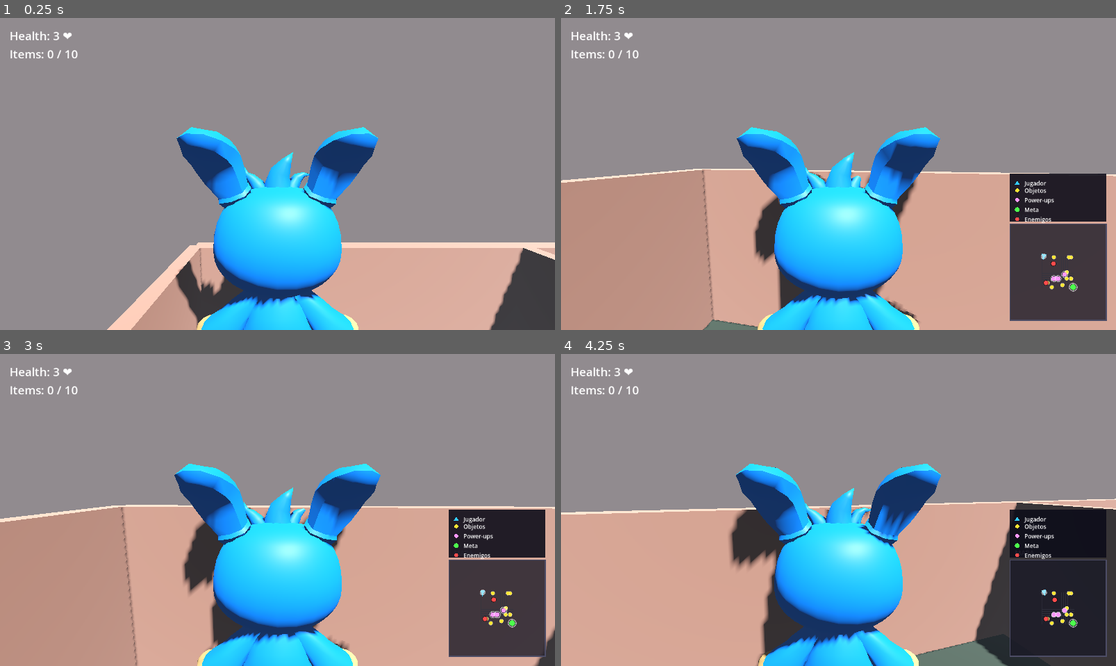
Above: before the commit, frames 1-4 (two rows, left to right).
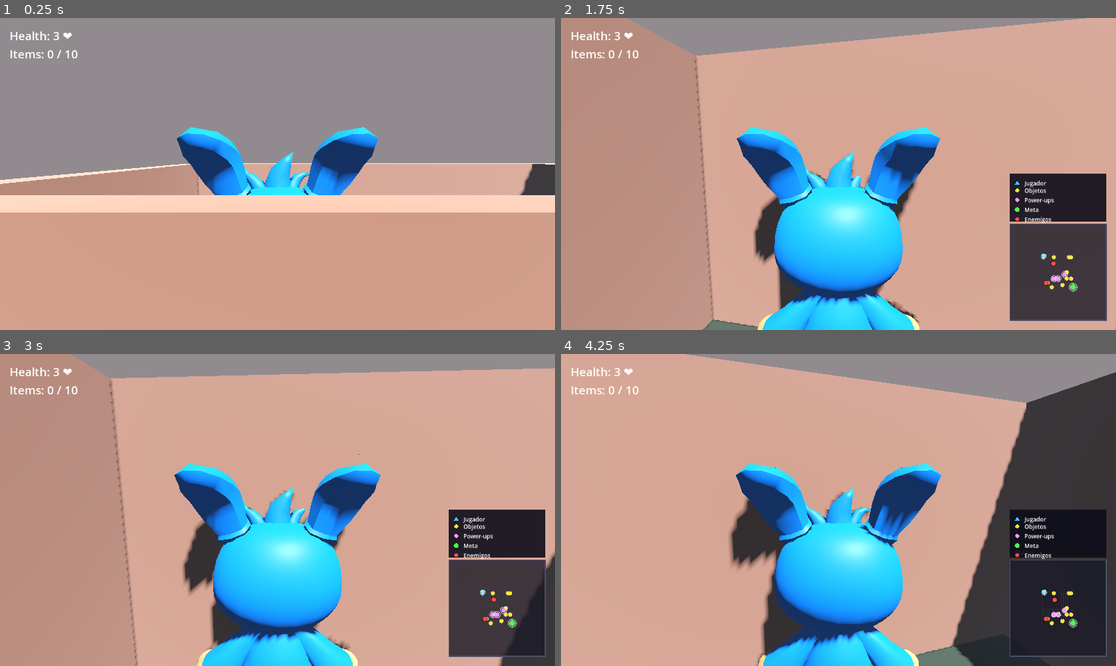
Above: after the commit, the same moments.

Repository: Leyva777/proyectoFinal---LittleMazeRunner
Game: Godot game, scene res://scenes/main.tscn
Two runs of this game, one before a commit and one after it. Both use one fixed random seed, a clock stepped at 60 frames per second and the inputs below.
Inputs (mouse positions are in pixels of both pictures, inside the frame that each line leads up to):
- Up to frame 1 (0.25 s): no input
- Up to frame 2 (1.75 s): tap Enter (ui_accept) at 0.5, 0.77, 1.52 s; move the mouse to (866, 174) at 0.52 s; hold Shift (sprint) 0.53-1.28 s; hold W (move_forward) from 0.53 s (still down); move the mouse to (810, 174) at 1.27 s; tap Shift (sprint) at 1.35 s
- Up to frame 3 (3 s): keep holding W (move_forward); move the mouse to (288, 503) at 2.02 s; hold Shift (sprint) 2.03-2.78 s; move the mouse to (271, 516) at 2.77 s; tap Shift (sprint) at 2.85 s
- Up to frame 4 (4.25 s): keep holding W (move_forward); tap Enter (ui_accept) at 3.02, 3.77 s; move the mouse to (877, 513) at 3.52 s; hold Shift (sprint) from 3.53 s (still down)

The runs differ from the first frame. In frame 1, 40% of the frame differs, in the area x 0-100%, y 46-100%; in frame 2, 42%; in frame 3, 43%, in the area x 0-100%, y 0-100%; in frame 4, 42%.

Commit message:
Cambios minimos

Diff:
--- a/scripts/maze_generator.gd
+++ b/scripts/maze_generator.gd
@@ -5,7 +5,7 @@
 
 @export var maze_size: int = 15
 @export var cell_size: float = 4.0
-@export var wall_height: float = 3.0
+@export var wall_height: float = 5.0
 @export var wall_thickness: float = 0.3
 
 # Colors/Materials
Not shown: 1 places in scenes/main.tscn that only renumber resources
